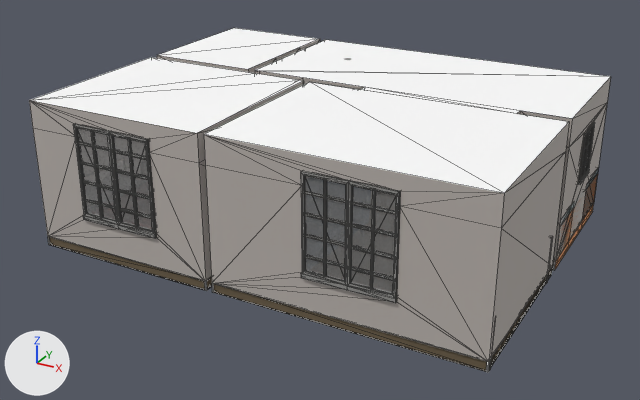
The glTF model main/public/models/2roomflat.glb as it was, and as the next commit left it.
The view is the same before and after, from a 50 mm lens placed at (13.04, -24.55, 13.22), pointed at (-0.11, -0.63, 1.26). The lights are fixed; the arrows at lower left show +X, +Y and +Z. Mesh edges are drawn as thin lines on the coarser meshes. Where no turn or scale is listed for an object, it has been applied to the vertices. Vertices at the same position are counted once.

Script lines for the objects in view, before the commit:
```python
me_cube = bpy.data.meshes.new('Cube')
me_cube.from_pydata(...)  # 136 vertices, 214 faces; spans x -7.6..7.6, y -5.7..5.7, z 0.0..0.3
# faces by material slot: [94, 112, 8]
me_cube.materials.append(mat_material)  # white #ffffff
me_cube.materials.append(mat_wood)  # brown #7b6c56
me_cube.materials.append(mat_grey)  # light grey #c8c2bd
me_cube_001 = bpy.data.meshes.new('Cube.001')
me_cube_001.from_pydata(...)  # 24 vertices, 14 faces; spans x -7.6..7.6, y -5.7..5.7, z 5.0
me_cube_001.materials.append(mat_material)  # white #ffffff
me_cube_003 = bpy.data.meshes.new('Cube.003')
me_cube_003.from_pydata(...)  # 20 vertices, 18 faces; spans x 7.6, y -5.71..5.7, z 0.31..5.0
me_cube_003.materials.append(mat_grey)  # light grey #c8c2bd
ob_ceiling = bpy.data.objects.new('ceiling', me_cube_001)
ob_ceiling.location = (0.0, 0.0, 0.0)
ob_cube = bpy.data.objects.new('Cube', me_cube)
ob_cube.location = (0.0, 0.0, 0.0)
ob_eastwall = bpy.data.objects.new('eastwall', me_cube_003)
ob_eastwall.location = (0.0, 0.0, 0.0)
# also in view: 'wall6' at (-1.11, -2.73, 2.65); 'Window_Large2.001' at (-4.4, -5.71, 2.94); 'Window_Large2' at (3.55, -5.71, 2.94); 'southwall' at (-0.01, -5.71, 2.65); 'wall2' at (6.82, 0.41, 2.65)
```
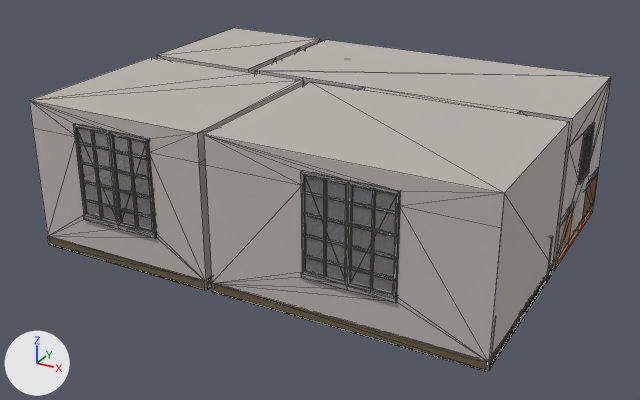
Pixel boxes (x1, y1, x2, y2) of what changed, in the pictures (640 x 400 px; the box of a moved part takes in the faces that stretch with it):
'ceiling', recoloured (white to grey): (31, 28, 611, 193) in both
part 1 of me_cube_003, moved or reshaped: (501, 77, 611, 267) in both

Edits to the bpy script that builds the scene:
```text
Change me_cube_001:
    where me_cube_001.from_pydata(...)  # 24 vertices, 14 faces; spans x -7.6..7.6, y -5.7..5.7, z 5.0
    remove me_cube_001.materials.append(mat_material)  # white #ffffff
    add me_cube_001.materials.append(mat_grey)  # light grey #c8c2bd
Change me_cube_003:
    used by ob_eastwall; location = (0.0, 0.0, 0.0)
    remove me_cube_003.from_pydata(...)  # 20 vertices, 18 faces; spans x 7.6, y -5.71..5.7, z 0.31..5.0
    add me_cube_003.from_pydata(...)  # 18 vertices, 16 faces; spans x 7.6, y -5.71..5.7, z 0.31..5.0
    me_cube_003 part 1
    2 vertices are removed from x 7.6, y -5.71..0.25, z 4.1
    12 faces are deleted
    10 new faces join them
```
